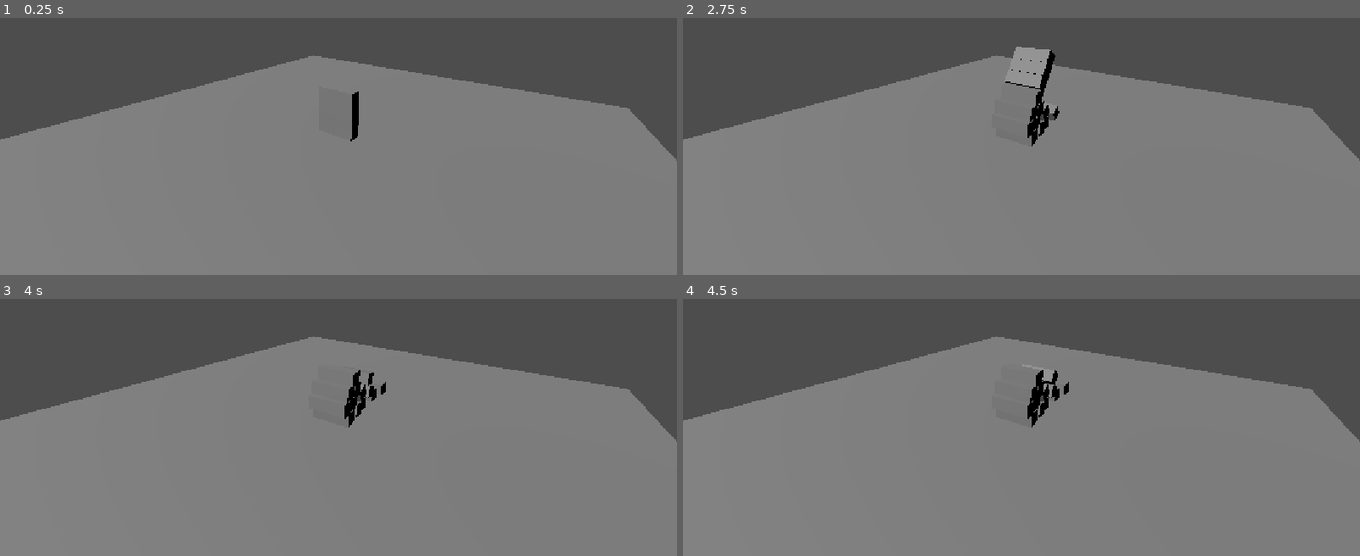
Above: before the commit, frames 1-4 (two rows, left to right).
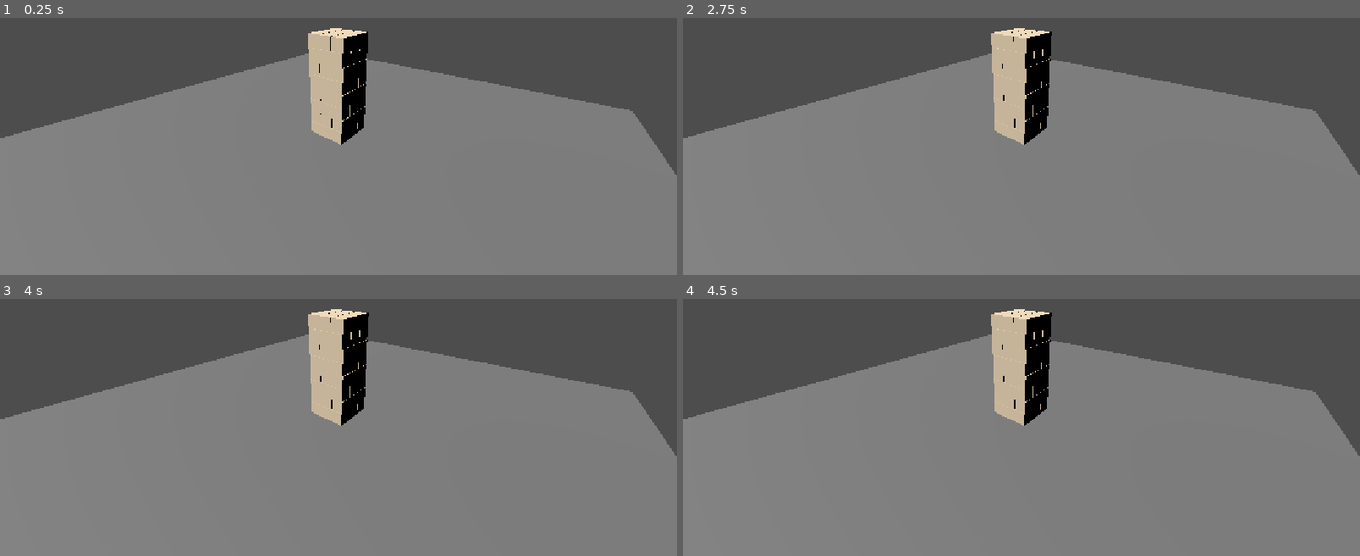
Above: after the commit, the same moments.

Repository: JoshuaG101/Godot_Game_Jam-HoboFight
Game: Godot game, scene res://Minigames/Jenga/Scenes/JengaGame.tscn
The game is run twice, just before and just after one commit, with the same random seed, the same clock (stepped at 60 frames per second) and the same inputs. Before the commit the project has no main scene; this scene is started directly in both runs.
Inputs:
- Up to frame 1 (0.25 s): no input
- Up to frame 2 (2.75 s): tap Enter (ui_accept) at 0.5, 0.77, 1.52 s
- Up to frame 3 (4 s): tap Enter (ui_accept) at 3.02, 3.77 s
- Up to frame 4 (4.5 s): no input

The runs differ from the first frame. In frame 1, 4.3% of the frame differs, in the area x 0-100%, y 3-62%; in frame 2, 4.1%; in frame 3, 4.3%; in frame 4, 4.3%.

Commit message:
Build initial Jenga tower layout
Adds spacing, positioning, and alternating rotation for the eight-layer Jenga tower. Updates the game camera and scene naming, gives blocks a wood-colored material, fixes the block script resource

Diff:
--- a/board/Minigames/Jenga/Scenes/JengaGame.tscn
+++ b/board/Minigames/Jenga/Scenes/JengaGame.tscn
@@ -7,7 +7,7 @@
 
 [sub_resource type="BoxShape3D" id="BoxShape3D_4owis"]
 
-[node name="JengaGame" type="Node3D" unique_id=217276838]
+[node name="jenga_game" type="Node3D" unique_id=217276838]
 script = ExtResource("1_b36j4")
 
 [node name="Floor(StaticBody3D)" type="StaticBody3D" parent="." unique_id=1828580786]
@@ -21,7 +21,7 @@
 shape = SubResource("BoxShape3D_4owis")
 
 [node name="Camera3D" type="Camera3D" parent="." unique_id=324096736]
-transform = Transform3D(1, 0, 0, 0, 1, 0, 0, 0, 1, 5, 5, 7)
+transform = Transform3D(0.79335314, -0.21070284, 0.571135, 0, 0.93819135, 0.34611708, -0.6087617, -0.27459309, 0.74431705, 5.5, 5.5, 7)
 
 [node name="DirectionalLight3D" type="DirectionalLight3D" parent="." unique_id=1238003279]
 transform = Transform3D(0.8660254, 0.35355338, -0.35355338, 0, 0.70710677, 0.70710677, 0.5, -0.6123724, 0.6123724, 0, 0, 0)
--- a/board/Minigames/Jenga/Scenes/jenga_block.tscn
+++ b/board/Minigames/Jenga/Scenes/jenga_block.tscn
@@ -1,6 +1,9 @@
 [gd_scene format=3 uid="uid://cgavev70x3xsb"]
 
-[ext_resource type="Script" uid="uid://cubows1d2g5kv" path="res://Minigames/Jenga/Scripts/jenga_block.gd" id="1_dxj1i"]
+[ext_resource type="Script" uid="uid://dxmfsf8h470xj" path="res://Minigames/Jenga/Scripts/jenga_block.gd" id="1_dxj1i"]
+
+[sub_resource type="StandardMaterial3D" id="StandardMaterial3D_b36j4"]
+albedo_color = Color(0.9529412, 0.8666667, 0.7372549, 1)
 
 [sub_resource type="BoxMesh" id="BoxMesh_ahg1b"]
 size = Vector3(1.5, 0.5, 0.5)
@@ -11,6 +14,7 @@
 script = ExtResource("1_dxj1i")
 
 [node name="MeshInstance3D" type="MeshInstance3D" parent="." unique_id=242409038]
+material_override = SubResource("StandardMaterial3D_b36j4")
 mesh = SubResource("BoxMesh_ahg1b")
 
 [node name="CollisionShape3D" type="CollisionShape3D" parent="." unique_id=2127832342]
--- a/board/Minigames/Jenga/Scripts/jenga_game.gd
+++ b/board/Minigames/Jenga/Scripts/jenga_game.gd
@@ -7,6 +7,7 @@
 const BLOCK_LENGTH: float = 1.5
 const BLOCK_WIDTH: float = 0.5
 const BLOCK_HEIGHT: float = 0.5
+const BLOCK_GAP: float = 0.025
 
 const LAYER_COUNT: int = 8
 const BLOCKS_PER_LAYER: int = 3
@@ -23,4 +24,19 @@
 			var block = BLOCK_SCENE.instantiate()
 			add_child(block)
 
-			#var height =
+			var height = (BLOCK_HEIGHT + BLOCK_GAP) / 2.0
+			height += layer * (BLOCK_HEIGHT + BLOCK_GAP)
+
+			if layer % 2 == 0:
+				block.position = Vector3(
+					0,
+					height,
+					(i-1) * (BLOCK_WIDTH + BLOCK_GAP)
+					)
+			else:
+				block.position = Vector3(
+					(i - 1) * (BLOCK_WIDTH + BLOCK_GAP),
+					height,
+					0
+				)
+				block.rotation.y = PI /2.0
--- a/board/project.godot
+++ b/board/project.godot
@@ -11,6 +11,7 @@
 [application]
 
 config/name="Board"
+run/main_scene="uid://cdutpkn5k4fi4"
 config/features=PackedStringArray("4.7", "Forward Plus")
 config/icon="res://icon.svg"
 
